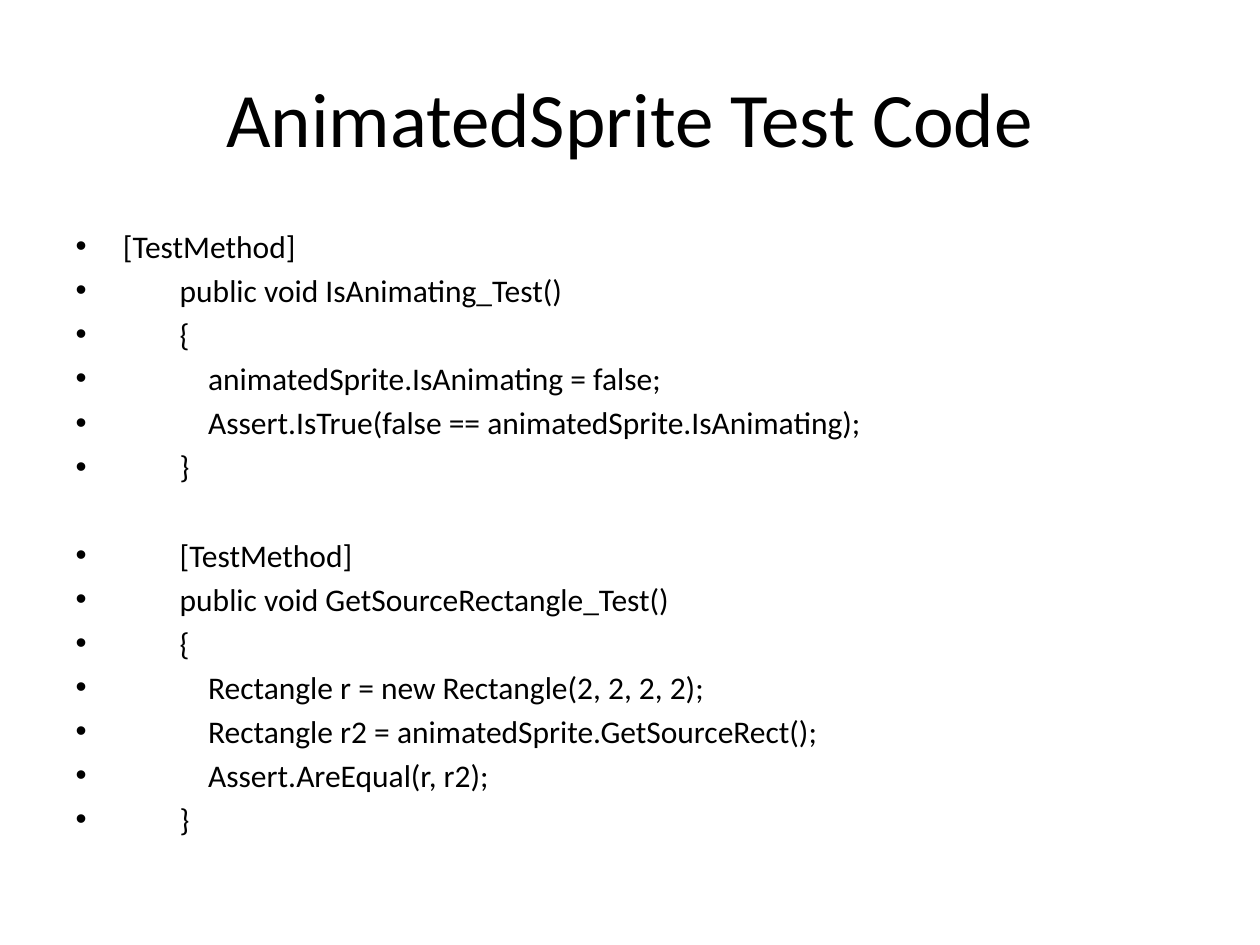
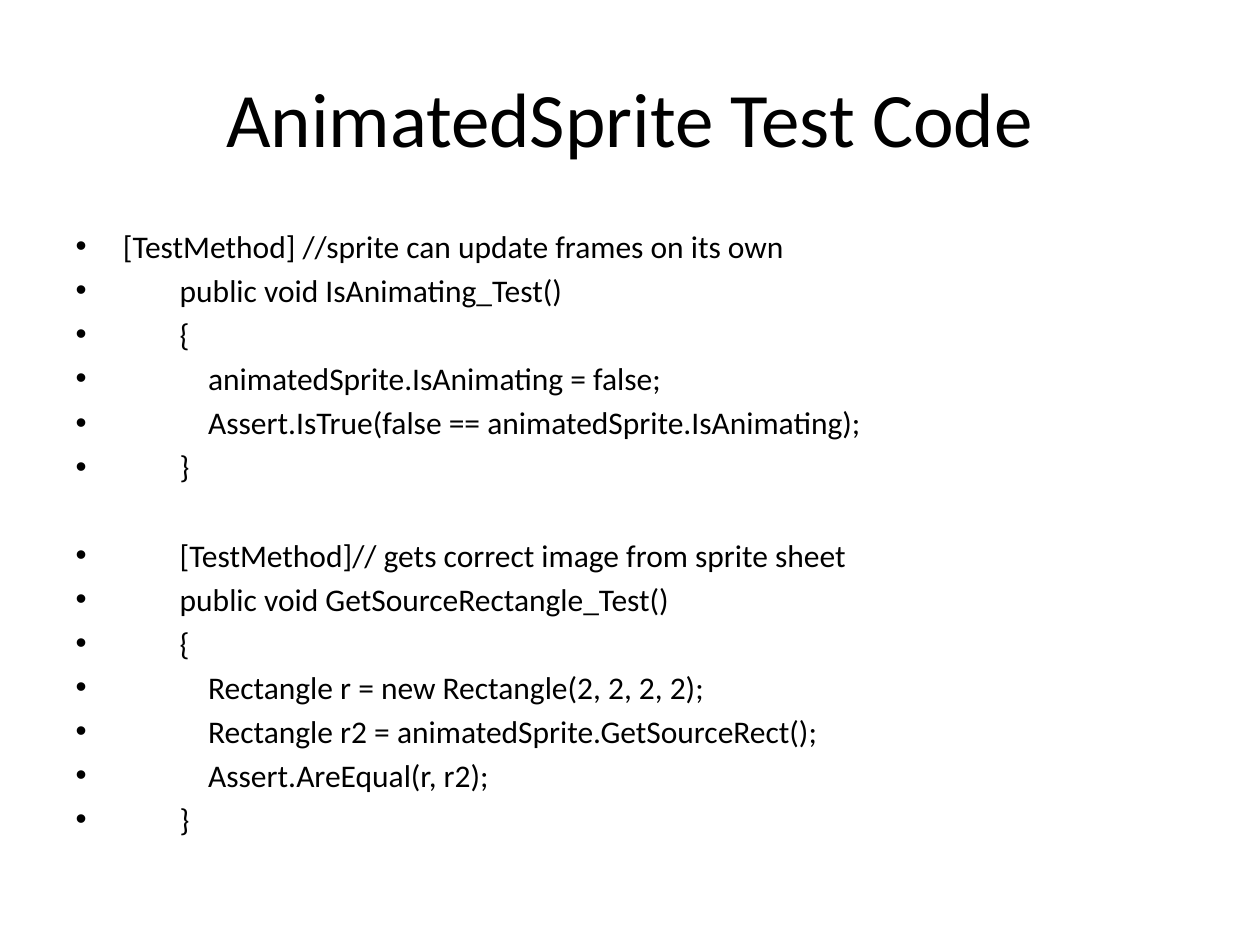
Before and after one commit to MADVargr/Team15, a slide deck: slide 18 of Project Starfighter 1.0.pptx. Drawn at 1260x945 pixels with LibreOffice and Linux fonts; fonts in the diff are those of the drawing; background and template pictures are left out. Boxes give left, top, right and bottom in pixels: in the first picture for what was removed or moved away, otherwise in the second. Text is boxed around its words. In the diff, an @@ line names an element or a change of style, - is before the commit and + after.

```diff
--- a/Project Starfighter 1.0.pptx
+++ b/Project Starfighter 1.0.pptx
@@ text at bbox=[123, 235, 784, 263]: text changed @@
-• [TestMethod]
+• [TestMethod] //sprite can update frames on its own
@@ text at bbox=[180, 544, 845, 573]: text changed @@
-• [TestMethod]
+• [TestMethod]// gets correct image from sprite sheet
```
Also in this commit, not shown: 2 slides removed, 14 other files.
